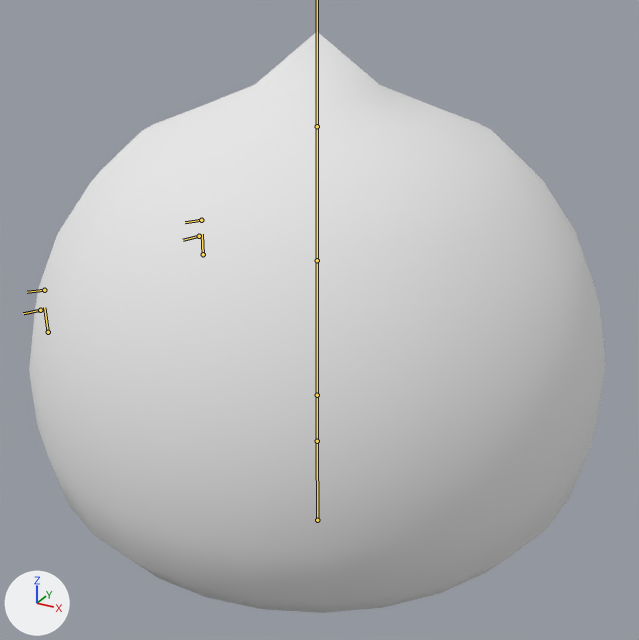
Before and after pictures for a commit that changed the glTF model bonki_face_BODY_ONLY.gltf.
Camera for both pictures: a 50 mm lens placed at (1.329, -2.401, 1.333), pointed at (0.002, 0.012, 0.127). The lights are fixed; the arrows at lower left show +X, +Y and +Z. The bones that bend it are drawn over the model as lines.
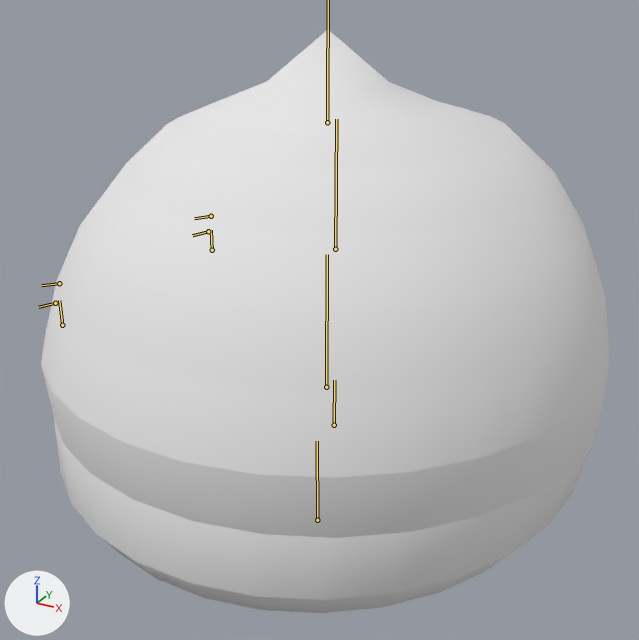
The newer file adds an action. The first version stands in its rest pose; the second is drawn at frame 2 of the action 'shake'.

Edits to the bpy script that builds the scene:
```text
Change bone_spine_base:
    where bone_spine_base = bpy.data.objects['armature'].pose.bones['spine_base']
    bone_spine_base.scale: (1.0, 1.0, 1.0) -> (1.0, 1.0, 1.04)
Change bone_spine_neck:
    where bone_spine_neck = bpy.data.objects['armature'].pose.bones['spine_neck']  # child of 'spine_base'
    bone_spine_neck.location: (0.0, 0.0, 0.0) -> (0.0, 0.0, -0.125)
    bone_spine_neck.scale: (1.0, 1.0, 1.0) -> (1.0, 1.0, 0.96)
Change bone_skull:
    where bone_skull = bpy.data.objects['armature'].pose.bones['skull']  # child of 'spine_neck'
    bone_skull.location: (0.0, 0.0, 0.0) -> (0.0, 0.0, 0.062)
Change bone_head_top:
    where bone_head_top = bpy.data.objects['armature'].pose.bones['head_top']  # child of 'skull'
    bone_head_top.location: (0.0, 0.0, 0.0) -> (0.0, 0.0, -0.062)
Change bone_horn:
    where bone_horn = bpy.data.objects['armature'].pose.bones['horn']  # child of 'head_top'
    bone_horn.location: (0.0, 0.0, 0.0) -> (0.0, 0.0, 0.062)
```

Location of each change, (x1, y1, x2, y2) in pixels of the pictures (639 x 640 px):
'Mesh_0', posed
    before: (29, 32, 606, 613)
    after: (41, 30, 610, 613)
bone 'spine_neck', root to tip
    before: (317, 441) to (317, 395)
    after: (334, 425) to (334, 380)
bone 'skull', root to tip
    before: (317, 395) to (317, 260)
    after: (326, 387) to (327, 254)
bone 'head_top', root to tip
    before: (317, 260) to (317, 126)
    after: (335, 249) to (336, 119)
